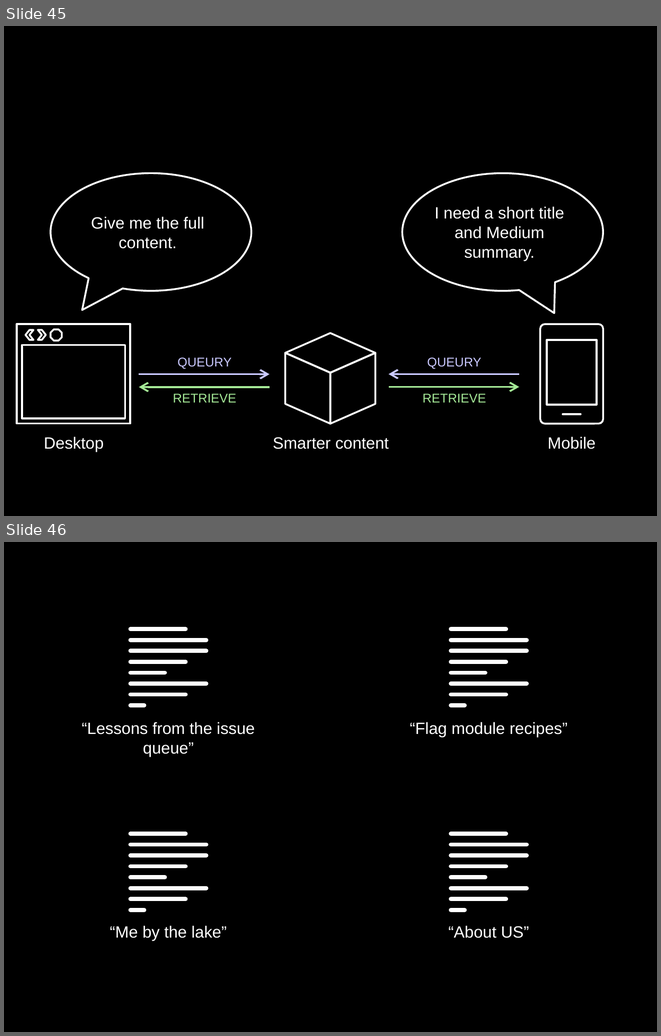
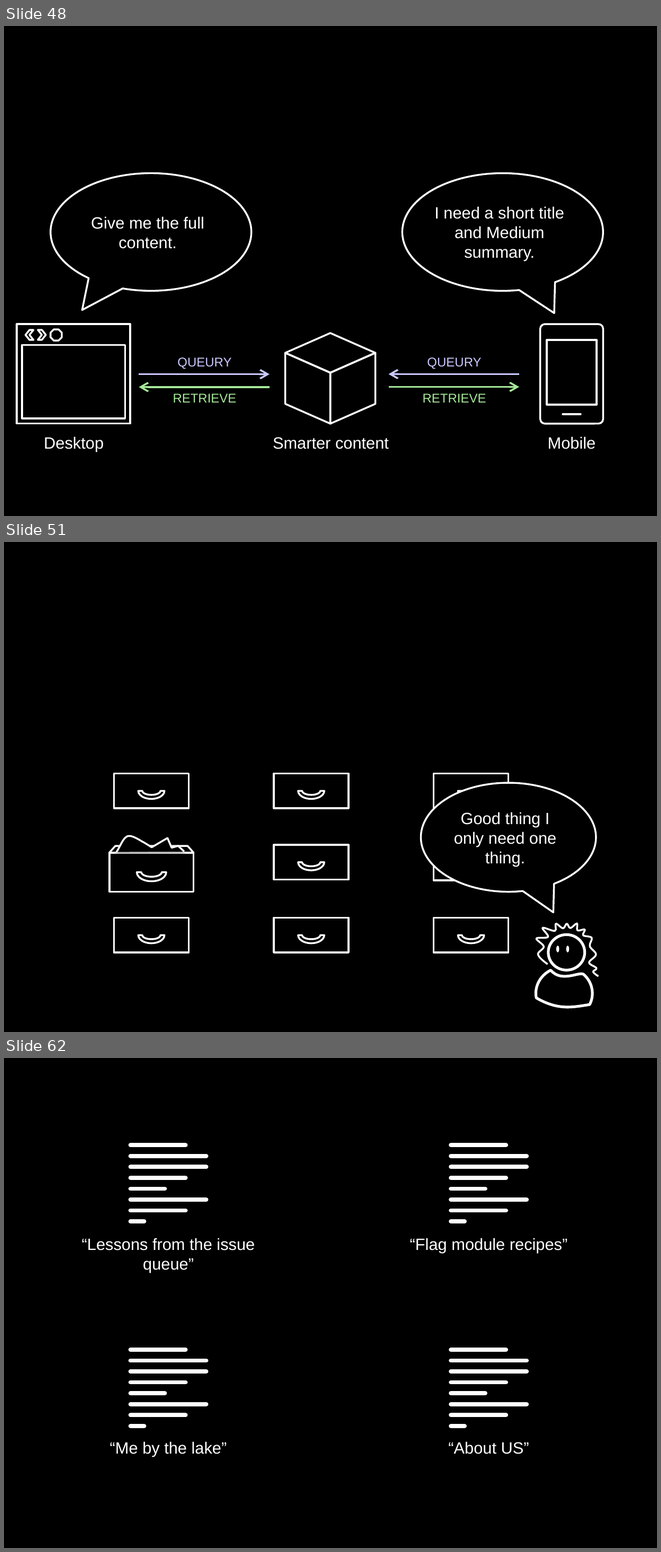
Before and after one commit to socketwench/introToContentTypes, a slide deck: src/introToContentTypes.pptx. Shown one above the other, each under a label of ours: slides 45 and 46 before the commit, slides 48, 51 and 62 after it; the slides between them are not shown. The pictures are 661x1036 and 661x1552 pixels, drawn with LibreOffice and Linux fonts; fonts in the diff are those of the drawing. Boxes give left, top, right and bottom in pixels: in the first picture for what was removed or moved away, otherwise in the second. Text is boxed around its words. In the diff, an @@ line names an element or a change of style, - is before the commit and + after.

```diff
--- a/src/introToContentTypes.pptx
+++ b/src/introToContentTypes.pptx
@@ slide 51 added at (4, 542, 657, 1032), background #000000 @@
@@ rectangle added at (114, 773, 188, 808), outline #FFFFFF 2 pt @@
@@ rectangle added at (274, 773, 348, 808), outline #FFFFFF 2 pt @@
@@ rectangle added at (434, 773, 508, 808), outline #FFFFFF 2 pt @@
@@ arch (boxed as its full ring) added at (139, 783, 165, 799), outline #FFFFFF 2 pt @@
@@ arch (boxed as its full ring) added at (298, 783, 324, 799), outline #FFFFFF 2 pt @@
@@ speech bubble added at (421, 783, 595, 892), fill #000000, outline #FFFFFF 2 pt, 18 pt, text #FFFFFF @@
+Good thing I only need one thing.
@@ arch (boxed as its full ring) added at (458, 783, 484, 799), outline #FFFFFF 2 pt @@
@@ group added at (109, 836, 193, 892): 1 rectangle, 1 arch (boxed as its full ring), 1 trapezoid, 1 freeform shape @@
@@ rectangle added at (274, 845, 348, 880), outline #FFFFFF 2 pt @@
@@ arch (boxed as its full ring) added at (298, 854, 324, 871), outline #FFFFFF 2 pt @@
@@ rectangle added at (434, 846, 508, 880), outline #FFFFFF 2 pt @@
@@ arch (boxed as its full ring) added at (458, 855, 484, 871), outline #FFFFFF 2 pt @@
@@ rectangle added at (114, 917, 188, 952), outline #FFFFFF 2 pt @@
@@ rectangle added at (274, 917, 348, 952), outline #FFFFFF 2 pt @@
@@ rectangle added at (434, 917, 508, 952), outline #FFFFFF 2 pt @@
@@ freeform shape added at (536, 923, 598, 976), outline #FFFFFF 2 pt @@
@@ arch (boxed as its full ring) added at (139, 927, 165, 943), outline #FFFFFF 2 pt @@
@@ arch (boxed as its full ring) added at (298, 927, 324, 943), outline #FFFFFF 2 pt @@
@@ arch (boxed as its full ring) added at (458, 927, 484, 943), outline #FFFFFF 2 pt @@
@@ ellipse added at (548, 934, 585, 970), outline #FFFFFF 3 pt @@
@@ ellipse added at (556, 945, 559, 952), fill #FFFFFF @@
@@ ellipse added at (566, 945, 570, 952), fill #FFFFFF @@
@@ freeform shape added at (536, 970, 593, 1007), outline #FFFFFF 3 pt @@
@@ what was slide 45 is now slide 48 @@
@@ what was slide 46 is now slide 62 @@
```
Also in this commit, not shown: 15 other slides added, 21 other files.
